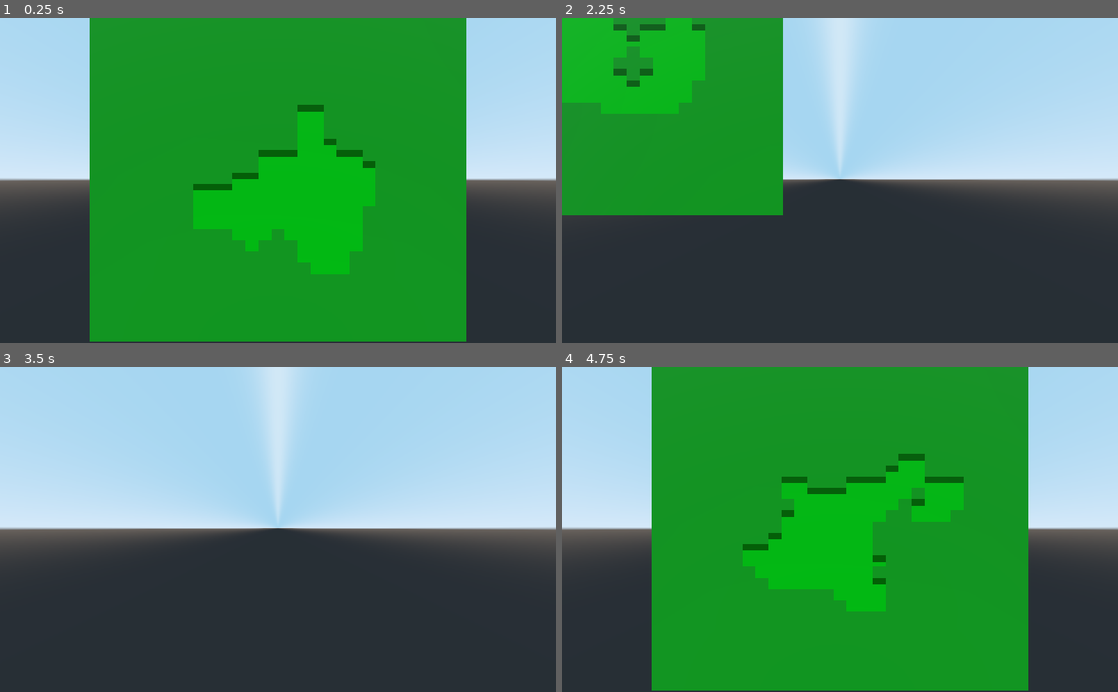
Above: before the commit, frames 1-4 (two rows, left to right).
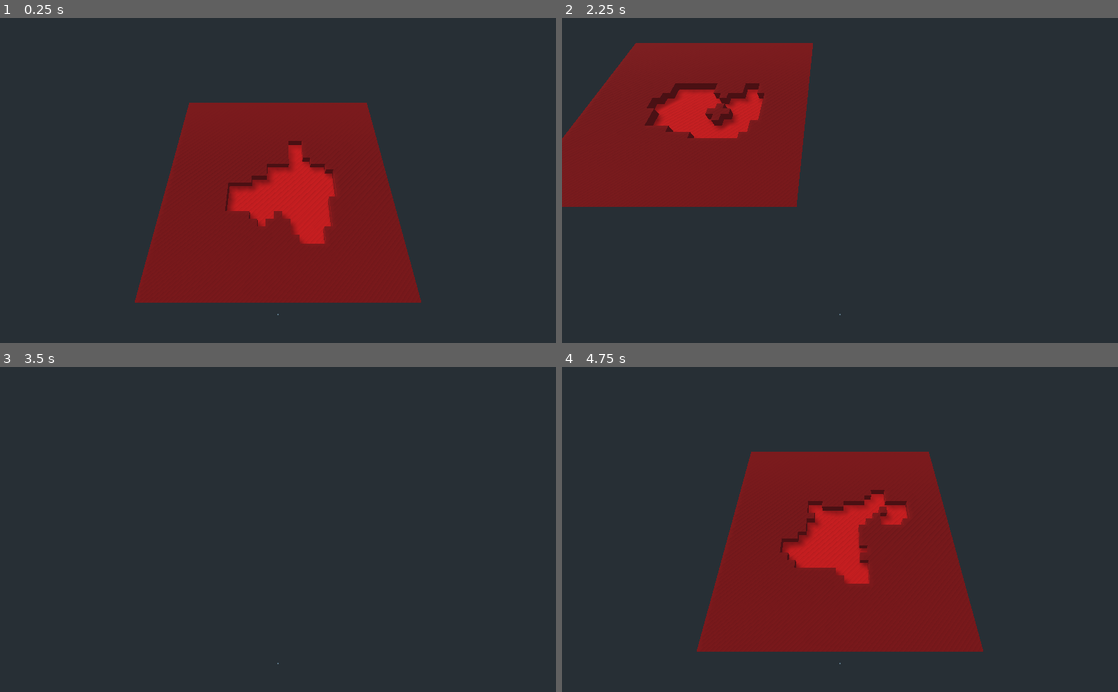
Above: after the commit, the same moments.

Repository: magnanix-dev/GoGodotGameJam3
Game: Godot game, scene res://assets/scenes/world/Generator.tscn
Two runs of this game, one before a commit and one after it. Both use one fixed random seed, a clock stepped at 60 frames per second and the inputs below.
Inputs (mouse positions are in pixels of both pictures, inside the frame that each line leads up to):
- Up to frame 1 (0.25 s): no input
- Up to frame 2 (2.25 s): tap Enter (ui_accept) at 0.5, 0.77, 1.25, 2 s; move the mouse to (962, 164) at 0.52 s; hold D 0.53-1.25 s; tap Q at 0.6, 2.1 s; click (962, 164) at 0.67 s; drag from (728, 196) to (812, 245) at 1.27 s; move the mouse to (895, 109) at 2.02 s; hold D from 2.03 s (still down)
- Up to frame 3 (3.5 s): release D at 2.75 s; drag from (250, 594) to (111, 480) at 2.77 s
- Up to frame 4 (4.75 s): tap Enter (ui_accept) at 3.5, 3.77, 4.25 s; move the mouse to (1006, 578) at 3.52 s; hold A 3.53-4.25 s; tap Q at 3.6 s; drag from (673, 480) to (756, 448) at 4.27 s

The runs differ from the first frame. In frame 1, 86% of the frame differs, in the area x 0-100%, y 0-100%; in frame 2, 56%; in frame 3, 54%; in frame 4, 86%.

Commit message:
Alterations to the lighting and mesh generation, fixing normals on walls and adjustments made to appear more in style.

Diff:
--- a/assets/scenes/world/Generator.tscn
+++ b/assets/scenes/world/Generator.tscn
@@ -1,54 +1,29 @@
-[gd_scene load_steps=6 format=2]
+[gd_scene load_steps=5 format=2]
 
 [ext_resource path="res://assets/scripts/world/Generator.gd" type="Script" id=1]
 [ext_resource path="res://assets/scenes/world/Freelook.gd" type="Script" id=2]
+[ext_resource path="res://assets/scenes/world/world1.png" type="Texture" id=3]
 
 [sub_resource type="SpatialMaterial" id=1]
-albedo_color = Color( 0, 1, 0.0862745, 1 )
-metallic = 1.0
-metallic_specular = 1.0
-roughness = 0.5
-ao_enabled = true
-ao_light_affect = 0.0
-ao_on_uv2 = false
-ao_texture_channel = 0
-
-[sub_resource type="SpatialMaterial" id=2]
-albedo_color = Color( 0.14902, 0.811765, 0.160784, 1 )
-metallic = 1.0
-metallic_specular = 1.0
-roughness = 0.5
-ao_enabled = true
-ao_light_affect = 0.0
-ao_on_uv2 = false
-ao_texture_channel = 0
-
-[sub_resource type="SpatialMaterial" id=3]
-albedo_color = Color( 0.0156863, 0.52549, 0, 1 )
-metallic = 1.0
-metallic_specular = 1.0
-roughness = 0.5
-ao_enabled = true
-ao_light_affect = 0.0
-ao_on_uv2 = false
-ao_texture_channel = 0
+albedo_texture = ExtResource( 3 )
 
 [node name="Generator" type="Spatial"]
 script = ExtResource( 1 )
-ground_material = SubResource( 1 )
-ceiling_material = SubResource( 2 )
-wall_material = SubResource( 3 )
+world_material = SubResource( 1 )
 
 [node name="Pivot" type="Spatial" parent="."]
 transform = Transform( 1, 0, 0, 0, 1, 0, 0, 0, 1, 14.5, 0, 0 )
 
 [node name="Camera" type="Camera" parent="Pivot"]
 transform = Transform( 1, 0, 0, 0, 0.5, 0.866026, 0, -0.866026, 0.5, 0, 27.5, 30 )
-projection = 1
 size = 25.0
 script = ExtResource( 2 )
 
 [node name="Mesh" type="Node" parent="."]
 
-[node name="OmniLight" type="OmniLight" parent="."]
-transform = Transform( 1, 0, 0, 0, 1, 0, 0, 0, 1, 15, 10, 15 )
+[node name="DirectionalLight" type="DirectionalLight" parent="."]
+transform = Transform( -0.707107, 0.5, -0.5, 0, 0.707107, 0.707107, 0.707107, 0.5, -0.5, 0, 16, 0 )
+shadow_enabled = true
+directional_shadow_blend_splits = true
+directional_shadow_normal_bias = 0.4
+directional_shadow_depth_range = 1
--- a/assets/scripts/world/Generator.gd
+++ b/assets/scripts/world/Generator.gd
@@ -16,9 +16,7 @@
 export var walkers_2x_chance = 0.25
 export var walkers_3x_chance = 0.0
 
-export var ground_material : SpatialMaterial
-export var ceiling_material : SpatialMaterial
-export var wall_material : SpatialMaterial
+export var world_material : SpatialMaterial
 
 enum tile {ground, ceiling, none}
 var grid
@@ -42,10 +40,7 @@
 	find_pickup_points()
 	var build_meshes = build_map()
 	if build_meshes.size():
-		#for build in build_meshes:
-		generate_mesh(build_meshes[0], ground_material)
-		generate_mesh(build_meshes[1], wall_material)
-		generate_mesh(build_meshes[2], ceiling_material)
+		generate_mesh(build_meshes[0], build_meshes[1], build_meshes[2], world_material)
 	#visualize_points()
 
 func _input(event):
@@ -234,48 +229,96 @@
 		meshes.add_child(pickup)
 
 func build_map():
-	var ground_verts = PoolVector3Array()
-	var wall_verts = PoolVector3Array()
-	var ceiling_verts = PoolVector3Array()
+	var verts = PoolVector3Array()
+	var uvs = PoolVector2Array()
+	var normals = PoolVector3Array()
 	for x in range(0, size.x-1):
 		for y in range(0, size.y-1):
 			match grid[x][y]:
 				tile.ground:
 					var z = 0
-					ground_verts.append(Vector3(x, z, y))
-					ground_verts.append(Vector3(x + 1, z, y))
-					ground_verts.append(Vector3(x + 1, z, y + 1))
-					ground_verts.append(Vector3(x, z, y + 1))
+					verts.append(Vector3(x, z, y))
+					verts.append(Vector3(x + 1, z, y))
+					verts.append(Vector3(x + 1, z, y + 1))
+					verts.append(Vector3(x, z, y + 1))
+					normals.append(Vector3.UP)
+					normals.append(Vector3.UP)
+					normals.append(Vector3.UP)
+					normals.append(Vector3.UP)
+					uvs.append(Vector2(0.1, 0.1))
+					uvs.append(Vector2(0.4, 0.1))
+					uvs.append(Vector2(0.4, 0.4))
+					uvs.append(Vector2(0.1, 0.4))
 				tile.ceiling:
 					var z = 1
-					ceiling_verts.append(Vector3(x, z, y))
-					ceiling_verts.append(Vector3(x + 1, z, y))
-					ceiling_verts.append(Vector3(x + 1, z, y + 1))
-					ceiling_verts.append(Vector3(x, z, y + 1))
+					verts.append(Vector3(x, z, y))
+					verts.append(Vector3(x + 1, z, y))
+					verts.append(Vector3(x + 1, z, y + 1))
+					verts.append(Vector3(x, z, y + 1))
+					normals.append(Vector3.UP)
+					normals.append(Vector3.UP)
+					normals.append(Vector3.UP)
+					normals.append(Vector3.UP)
+					uvs.append(Vector2(0.1, 0.6))
+					uvs.append(Vector2(0.4, 0.6))
+					uvs.append(Vector2(0.4, 0.9))
+					uvs.append(Vector2(0.1, 0.9))
 					if grid[x][y-1] == tile.ground:
-						wall_verts.append(Vector3(x + 1, z - 1, y))
-						wall_verts.append(Vector3(x + 1, z, y))
-						wall_verts.append(Vector3(x, z, y))
-						wall_verts.append(Vector3(x, z - 1, y))
+						verts.append(Vector3(x + 1, z - 1, y))
+						verts.append(Vector3(x + 1, z, y))
+						verts.append(Vector3(x, z, y))
+						verts.append(Vector3(x, z - 1, y))
+						normals.append(Vector3.FORWARD)
+						normals.append(Vector3.FORWARD)
+						normals.append(Vector3.FORWARD)
+						normals.append(Vector3.FORWARD)
+						uvs.append(Vector2(0.6, 0.1))
+						uvs.append(Vector2(0.9, 0.1))
+						uvs.append(Vector2(0.9, 0.4))
+						uvs.append(Vector2(0.6, 0.4))
 					if grid[x][y+1] == tile.ground:
-						wall_verts.append(Vector3(x, z - 1, y + 1))
-						wall_verts.append(Vector3(x, z, y + 1))
-						wall_verts.append(Vector3(x + 1, z, y + 1))
-						wall_verts.append(Vector3(x + 1, z - 1, y + 1))
+						verts.append(Vector3(x, z - 1, y + 1))
+						verts.append(Vector3(x, z, y + 1))
+						verts.append(Vector3(x + 1, z, y + 1))
+						verts.append(Vector3(x + 1, z - 1, y + 1))
+						normals.append(Vector3.BACK)
+						normals.append(Vector3.BACK)
+						normals.append(Vector3.BACK)
+						normals.append(Vector3.BACK)
+						uvs.append(Vector2(0.6, 0.1))
+						uvs.append(Vector2(0.9, 0.1))
+						uvs.append(Vector2(0.9, 0.4))
+						uvs.append(Vector2(0.6, 0.4))
 					if grid[x-1][y] == tile.ground:
-						wall_verts.append(Vector3(x, z - 1, y))
-						wall_verts.append(Vector3(x, z, y))
-						wall_verts.append(Vector3(x, z, y + 1))
-						wall_verts.append(Vector3(x, z - 1, y + 1))
+						verts.append(Vector3(x, z - 1, y))
+						verts.append(Vector3(x, z, y))
+						verts.append(Vector3(x, z, y + 1))
+						verts.append(Vector3(x, z - 1, y + 1))
+						normals.append(Vector3.LEFT)
+						normals.append(Vector3.LEFT)
+						normals.append(Vector3.LEFT)
+						normals.append(Vector3.LEFT)
+						uvs.append(Vector2(0.6, 0.1))
+						uvs.append(Vector2(0.9, 0.1))
+						uvs.append(Vector2(0.9, 0.4))
+						uvs.append(Vector2(0.6, 0.4))
 					if grid[x+1][y] == tile.ground:
-						wall_verts.append(Vector3(x + 1, z - 1, y + 1))
-						wall_verts.append(Vector3(x + 1, z, y + 1))
-						wall_verts.append(Vector3(x + 1, z, y))
-						wall_verts.append(Vector3(x + 1, z - 1, y))
-
-	return [ground_verts, wall_verts, ceiling_verts]
-
-func generate_mesh(verts, material = null):
+						verts.append(Vector3(x + 1, z - 1, y + 1))
+						verts.append(Vector3(x + 1, z, y + 1))
+						verts.append(Vector3(x + 1, z, y))
+						verts.append(Vector3(x + 1, z - 1, y))
+						normals.append(Vector3.RIGHT)
+						normals.append(Vector3.RIGHT)
+						normals.append(Vector3.RIGHT)
+						normals.append(Vector3.RIGHT)
+						uvs.append(Vector2(0.6, 0.1))
+						uvs.append(Vector2(0.9, 0.1))
+						uvs.append(Vector2(0.9, 0.4))
+						uvs.append(Vector2(0.6, 0.4))
+
+	return [verts, uvs, normals]
+
+func generate_mesh(verts, uvs, normals, material = null):
 	var mesh_instance = MeshInstance.new()
 	meshes.add_child(mesh_instance)
 	var mesh = ArrayMesh.new()
@@ -283,8 +326,6 @@
 	var arr = []
 	arr.resize(Mesh.ARRAY_MAX)
 
-	var uvs = PoolVector2Array()
-	var normals = PoolVector3Array()
 	var tangents = PoolRealArray()
 	var indices = PoolIntArray()
 	for n in range(0, verts.size(), 4):
@@ -294,12 +335,7 @@
 		indices.append(n)
 		indices.append(n+1)
 		indices.append(n+2)
-		uvs.append(Vector2(0, 0))
-		uvs.append(Vector2(1, 0))
-		uvs.append(Vector2(1, 1))
-		uvs.append(Vector2(0, 1))
 	for n in range(0, verts.size()):
-		normals.append(Vector3.UP)
 		tangents.append_array([-1,0,0,1])
 
 	# Assign arrays to mesh array.
Binary file added: assets/scenes/world/world1.png
Not shown, added: assets/scenes/world/world1.png.import
Not shown, added: assets/scenes/world/world1.kra
